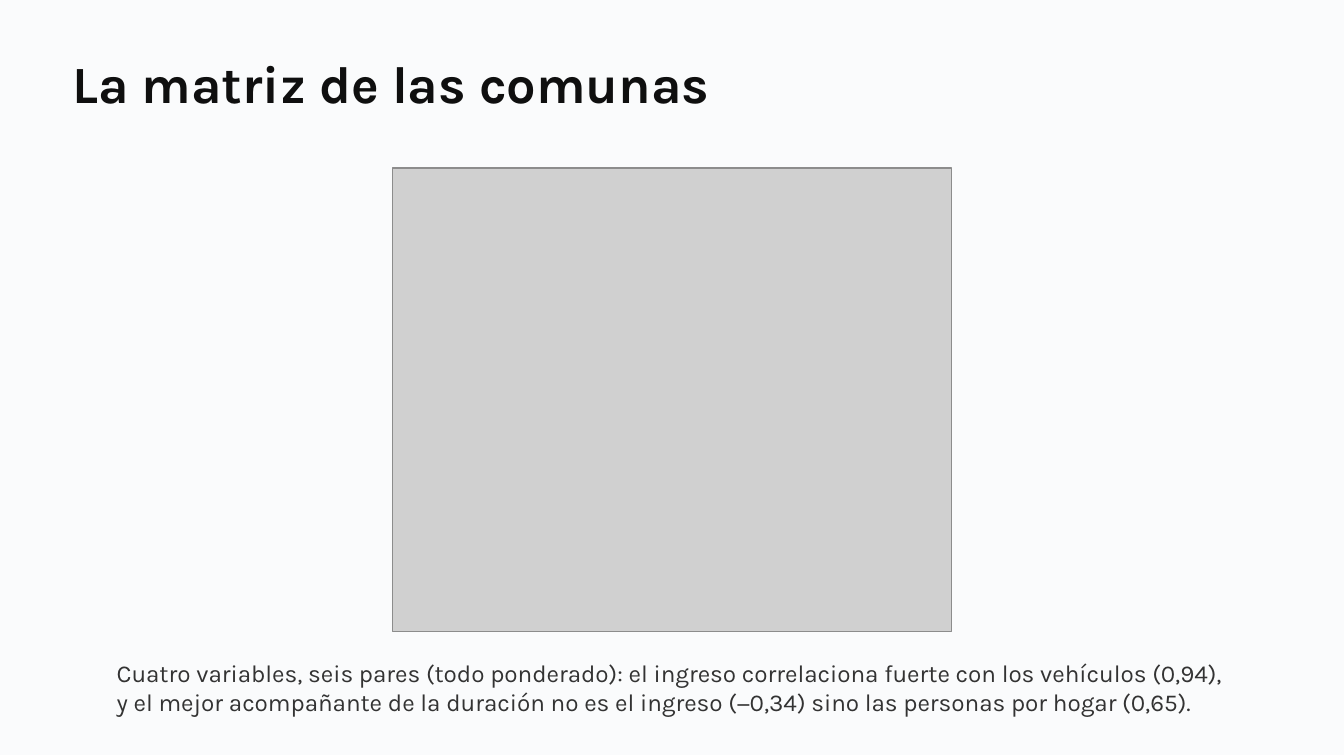
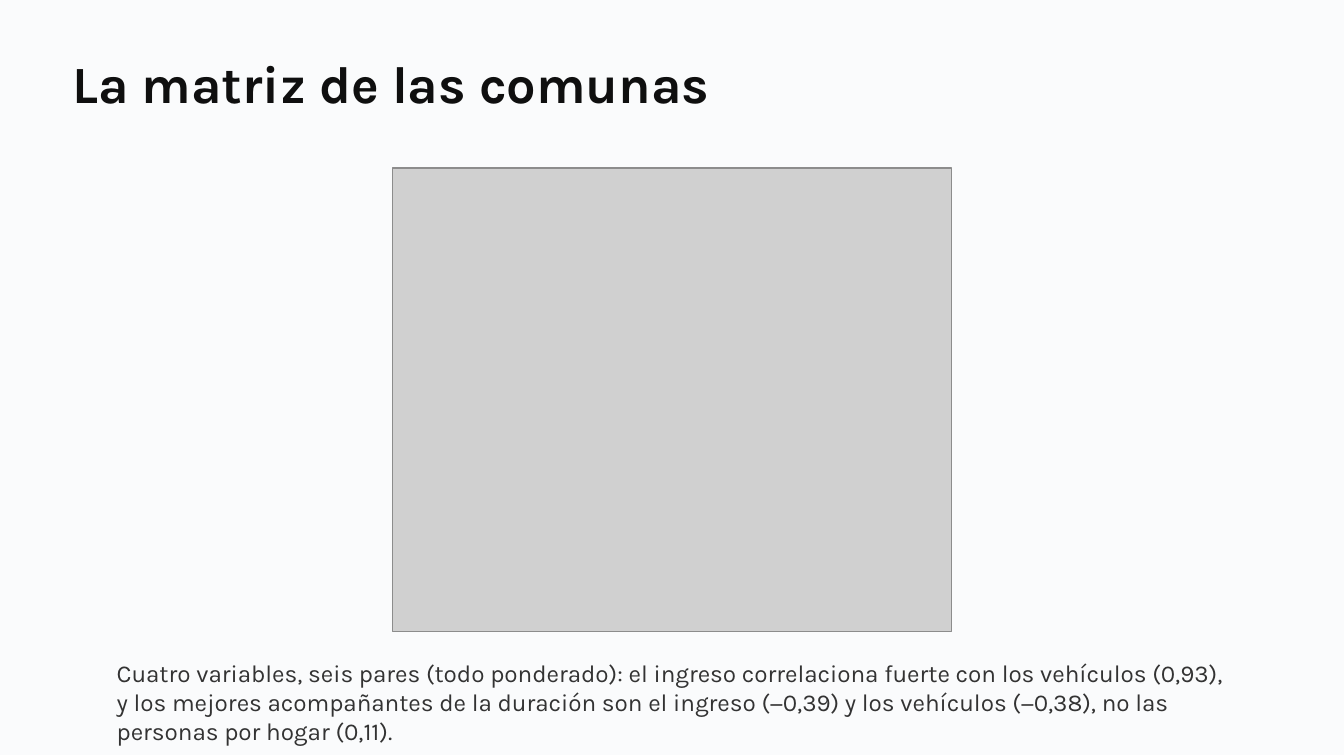
Before and after one commit to daniopitz/cienciadatos, a slide deck: slide 13 of presentaciones/clase04_regresion.pptx. Drawn at 1344x755 pixels with LibreOffice and Linux fonts; fonts in the diff are those of the drawing; grey boxes stand for pictures. Boxes give left, top, right and bottom in pixels: in the first picture for what was removed or moved away, otherwise in the second. Text is boxed around its words. In the diff, an @@ line names an element or a change of style, - is before the commit and + after.

```diff
--- a/presentaciones/clase04_regresion.pptx
+++ b/presentaciones/clase04_regresion.pptx
@@ text at box(117, 663, 1222, 746): text changed @@
-Cuatro variables, seis pares (todo ponderado): el ingreso correlaciona fuerte con los vehículos (0,94), y el mejor acompañante de la duración no es el ingreso (−0,34) sino las personas por hogar (0,65).
+Cuatro variables, seis pares (todo ponderado): el ingreso correlaciona fuerte con los vehículos (0,93), y los mejores acompañantes de la duración son el ingreso (−0,39) y los vehículos (−0,38), no las personas por hogar (0,11).
```
Also in this commit, not shown: 11 other slides changed, 10 other files.
